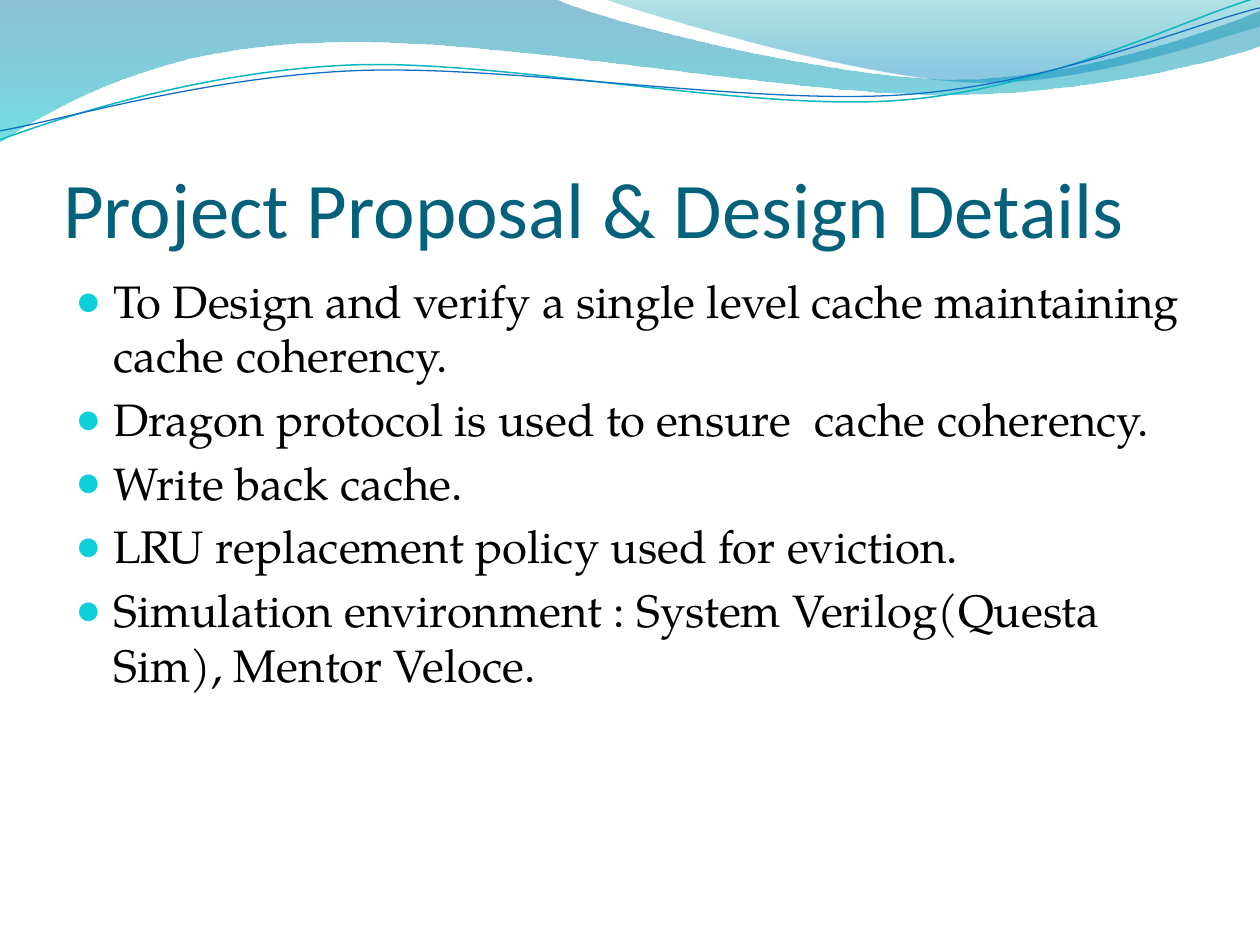
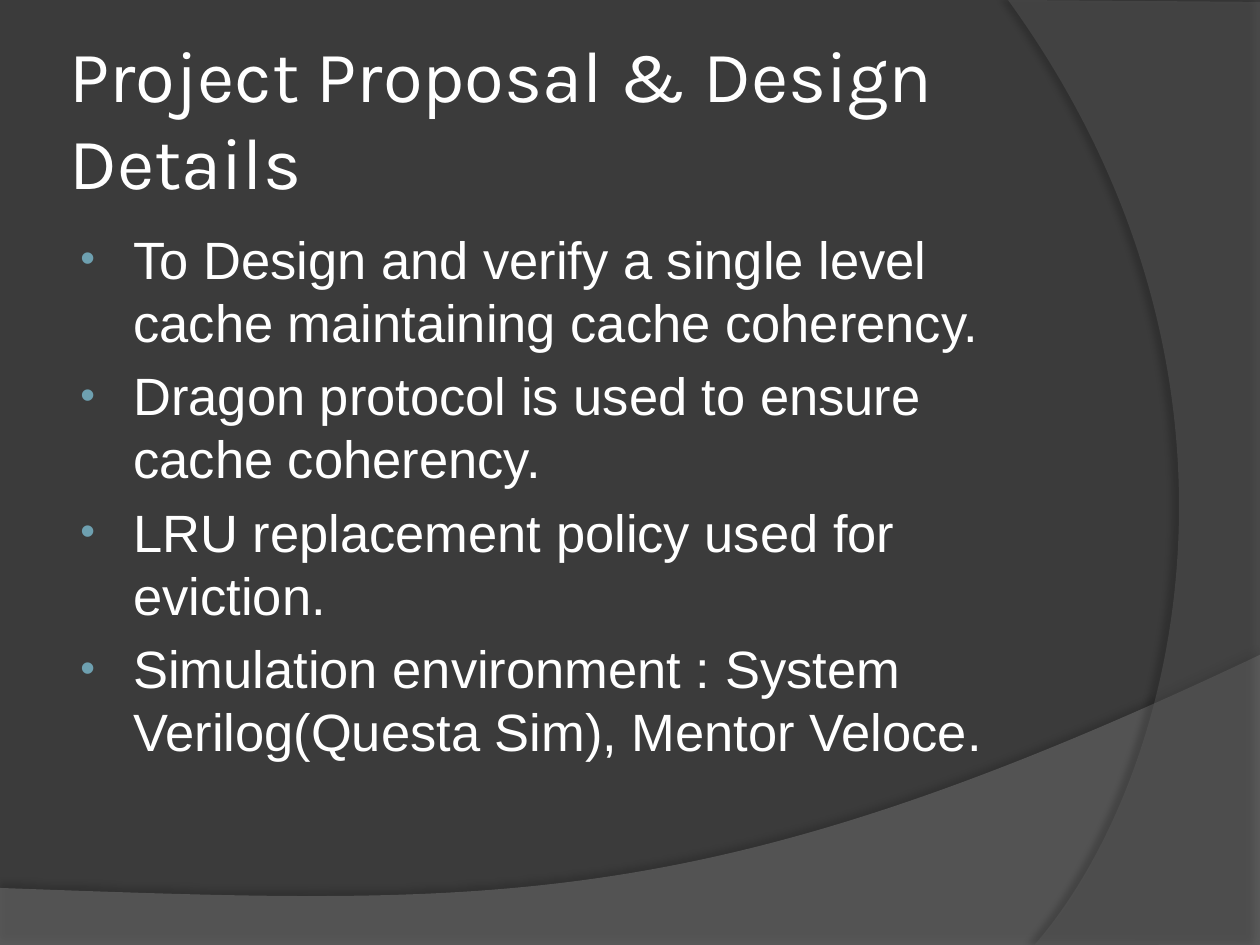
Before and after one commit to dhanusht6/system_verilog_project, a slide deck: slide 2 of Design and Verification of Cache with Cache coherency.pptx. Drawn at 1260x945 pixels with LibreOffice and Linux fonts; fonts in the diff are those of the drawing; background and template pictures are left out. Boxes give left, top, right and bottom in pixels: in the first picture for what was removed or moved away, otherwise in the second. Text is boxed around its words. In the diff, an @@ line names an element or a change of style, - is before the commit and + after.

```diff
--- a/Design and Verification of Cache with Cache coherency.pptx
+++ b/Design and Verification of Cache with Cache coherency.pptx
@@ background picture (left out) to #3B3B3B @@
@@ freeform shape removed at [0,0,1260,142] @@
@@ freeform shape removed at [0,0,1260,147] @@
@@ freeform shape removed at [0,8,1260,141] @@
@@ freeform shape removed at [604,0,1260,87] @@
@@ freeform shape added at [1008,0,1260,945], fill #5E5E5E at 40% opacity @@
@@ title "Project Proposal & Design Details": place and size @@
-title "Project Proposal & Design Details" at [63,183,1123,252]
+title "Project Proposal & Design Details" at [69,52,932,190]
@@ title "Project Proposal & Design Details" at [69,52,932,190]: size 45 to 41.4 pt, font Calibri to Karla, text colour #04617B to #FFFFFF; vertical alignment bottom to middle @@
@@ text "To Design and verify a ...": place and size @@
-text "To Design and verify a ..." at [113,284,1179,693]
+text "To Design and verify a ..." at [133,241,982,762]
@@ text "To Design and verify a ..." at [133,241,982,762]: size 26 to 30 pt, font TeX Gyre Pagella to Arial, text colour #000000 to #FFFFFF; bullet ● to •; bullet colour #0BD0D9 to #6EA0B0 @@
@@ text at [113,467,463,501]: paragraph removed @@
-● Write back cache.
@@ freeform shape added at [0,655,1260,945], fill #7F7F7F at 45% opacity @@
```
Also in this commit, not shown: 12 other slides changed, 30 slides added, 4 slides removed.
